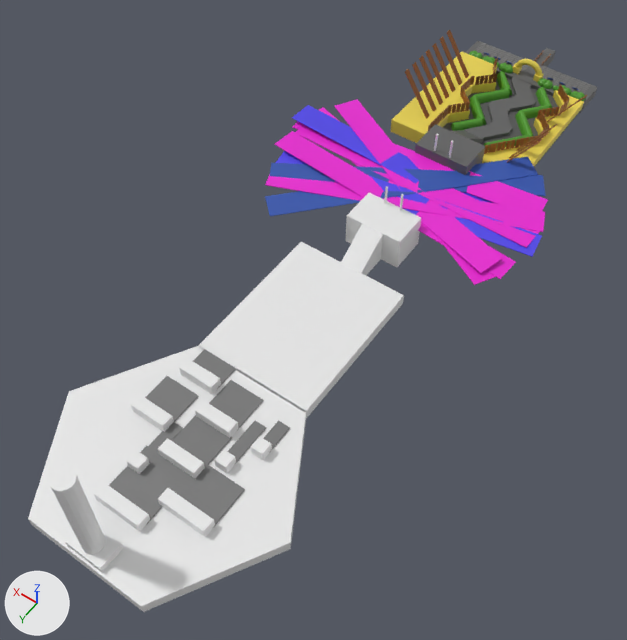
The glTF model shadowland.glb, before and after one commit.
One viewpoint serves both versions: a 50 mm lens placed at (-49.3, 151.1, 106.6), pointed at (0.3, 81.7, -2.5). Arrows for +X, +Y and +Z are at lower left; the lights stay in place. Where no turn or scale is listed for an object, it has been applied to the vertices.
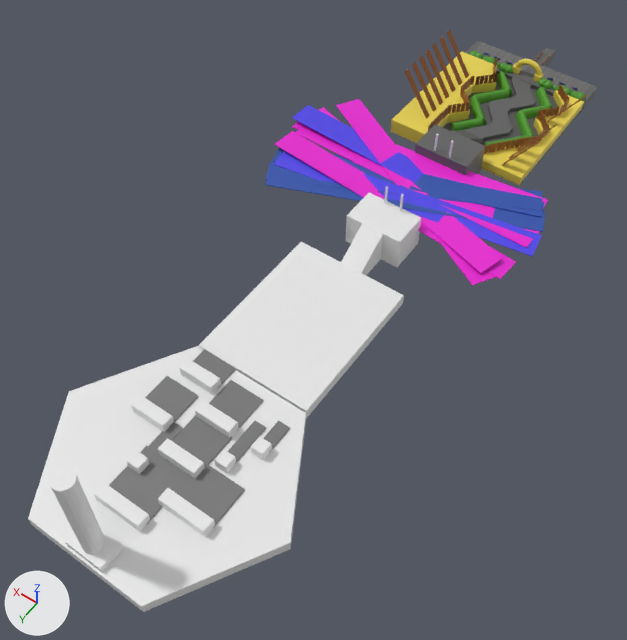
Commit message: shadowland beautify

What differs and where, as boxes [x1, y1, x2, y2] in the pictures (627 x 640 px):
'Cube.124', turned
    before: [265, 157, 538, 216]
    after: [265, 161, 542, 211]
'Cube.123', turned
    before: [270, 163, 545, 196]
    after: [272, 148, 545, 217]
'Cube.122', moved
    before: [275, 151, 542, 257]
    after: [274, 151, 542, 256]
'Cube.127', recoloured (pink to blue)
    both: [265, 167, 545, 232]
'Cube.129', turned
    before: [334, 99, 495, 285]
    after: [336, 99, 495, 285]

The change, as a list of edits to the scene's bpy script:
```text
Change me_cube_127:
    where me_cube_127.from_pydata(...)  # 8 vertices, 12 faces; spans x -1.0..1.0, y -1.0..1.0, z -1.0..1.0
    remove me_cube_127.materials.append(mat_violet_002)  # pink #e71cd1
    add me_cube_127.materials.append(mat_blue)  # blue #3153ab
Change ob_cube_123:
    ob_cube_123.rotation_euler: (-1.509, 1.533, -0.954) -> (1.632, 1.609, -1.189)  # degrees (-86, 88, -55) -> degrees (94, 92, -68)
Change ob_cube_124:
    ob_cube_124.rotation_euler: (1.632, 1.609, -0.676) -> (1.632, 1.609, -1.053)  # degrees (94, 92, -39) -> degrees (94, 92, -60)
Change ob_cube_129:
    ob_cube_129.rotation_euler: (-2.105, 1.505, 0.558) -> (-2.088, 1.505, 0.559)  # degrees (-121, 86, 32) -> degrees (-120, 86, 32)
```
